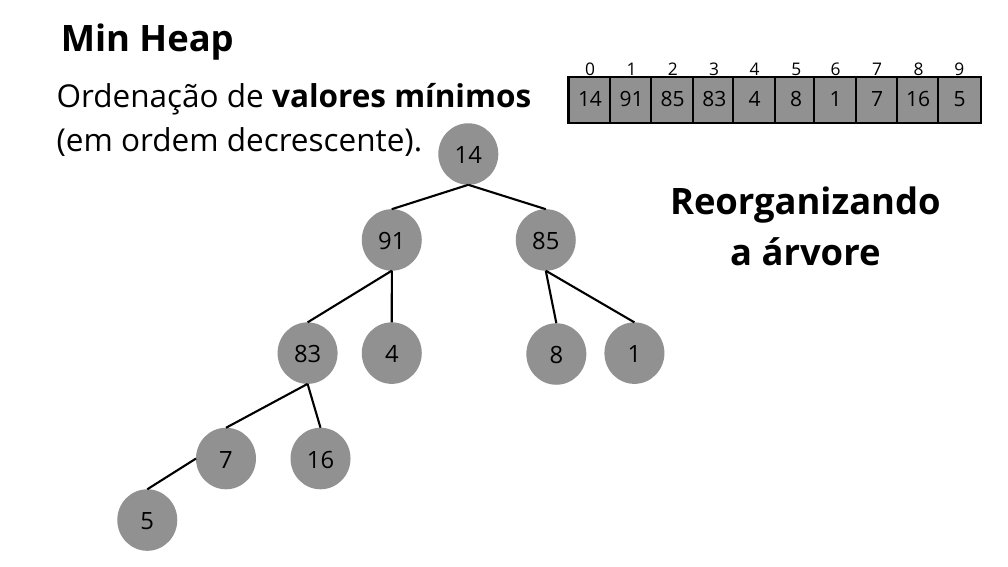
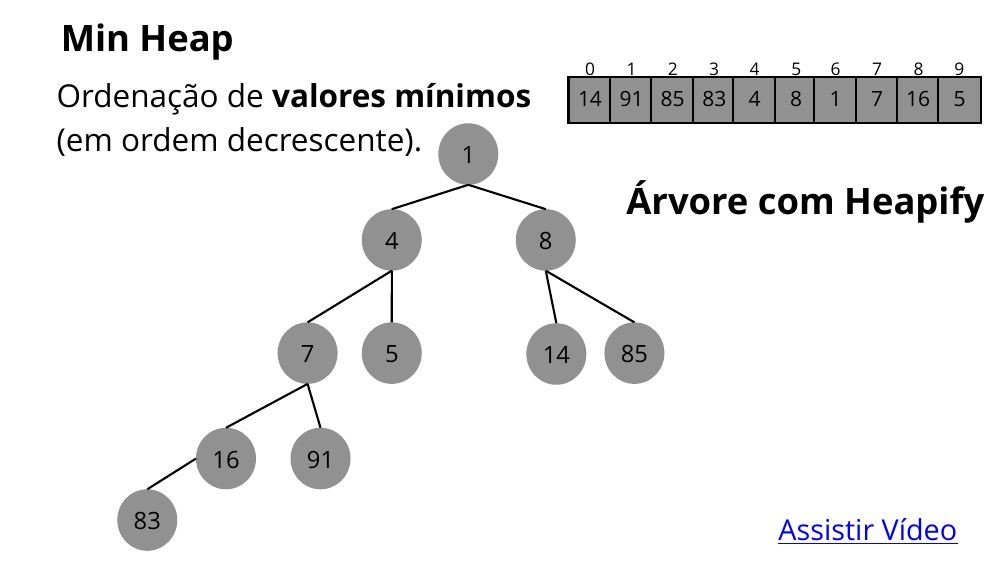
Before and after one commit to unibrasil-programacao-computadores/tp-heapsort, a slide deck: slide 82 of Heap_Sort.pptx (slide 84 before the commit). Drawn at 1008x567 pixels with LibreOffice and Linux fonts; fonts in the diff are those of the drawing. Boxes give left, top, right and bottom in pixels: in the first picture for what was removed or moved away, otherwise in the second. Text is boxed around its words. In the diff, an @@ line names an element or a change of style, - is before the commit and + after.

```diff
--- a/Heap_Sort.pptx
+++ b/Heap_Sort.pptx
@@ text at (462,146,476,163): text changed @@
-14
+1
@@ text at (626,180,984,223): text changed @@
-Reorganizando
-a árvore
+Árvore com Heapify
@@ text at (385,232,399,249): text changed @@
-91
+4
@@ text at (539,232,553,249): text changed @@
-85
+8
@@ text at (301,345,315,362): text changed @@
-83
+7
@@ text at (385,345,399,362): text changed @@
-4
+5
@@ text at (543,346,570,363): text changed @@
-8
+14
@@ text at (621,345,648,362): text changed @@
-1
+85
@@ text "16": place and size @@
-text "16" at (307,451,334,468)
+text "16" at (212,451,239,468)
@@ text removed at (219,451,233,468) @@
-7
@@ text added at (307,451,334,468), 34 pt, text #000000 @@
+91
@@ text at (134,512,161,529): text changed @@
-5
+83
@@ text added at (778,518,958,544), 41.1 pt, text #0000FF, underline @@
+Assistir Vídeo
```
Also in this commit, not shown: 45 other slides changed, 3 slides removed.
